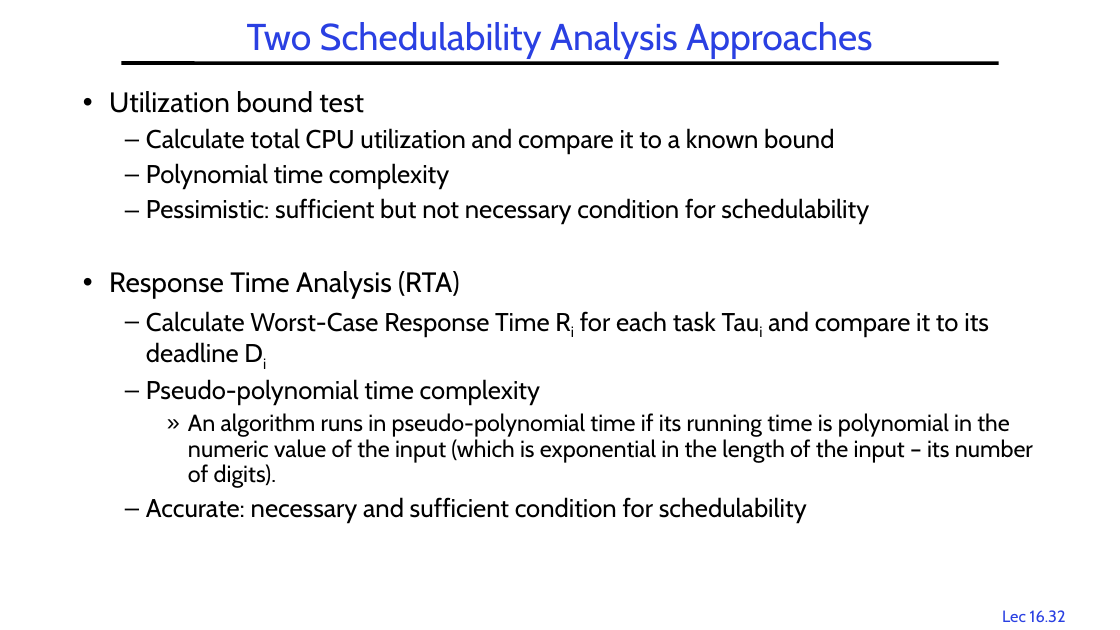
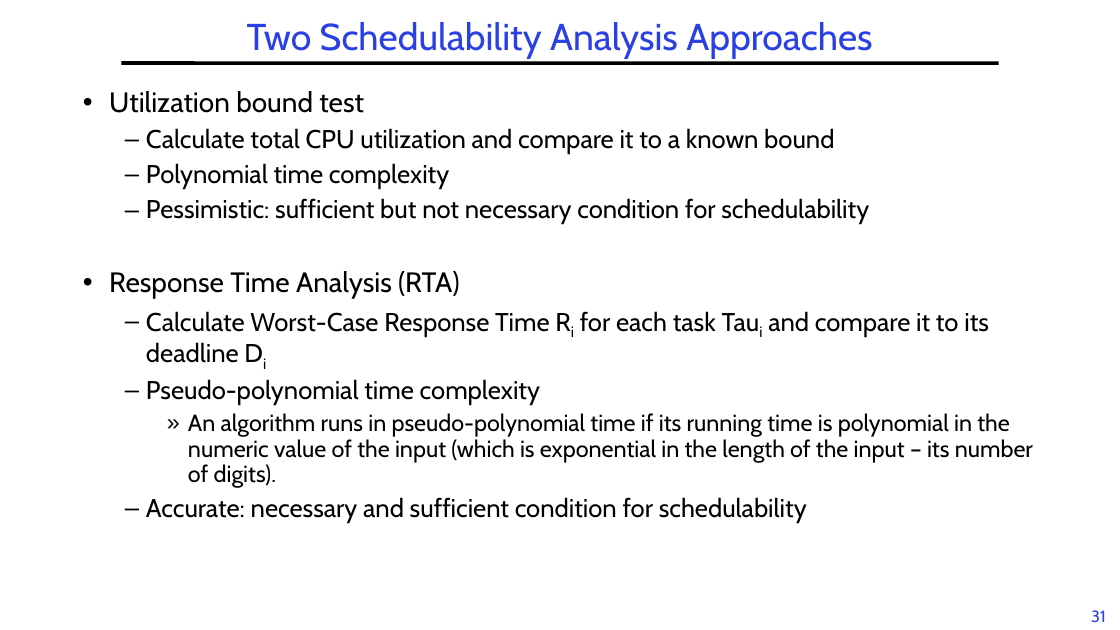
Before and after one commit to guhofstra/CSC256Fa25, a slide deck: slide 31 of PPTs/L6-RTScheduling.pptx (slide 32 before the commit). Drawn at 1120x630 pixels with LibreOffice and Linux fonts; fonts in the diff are those of the drawing. Boxes give left, top, right and bottom in pixels: in the first picture for what was removed or moved away, otherwise in the second. Text is boxed around its words. In the diff, an @@ line names an element or a change of style, - is before the commit and + after.

```diff
--- a/PPTs/L6-RTScheduling.pptx
+++ b/PPTs/L6-RTScheduling.pptx
@@ page number removed at [1002,610,1066,622] @@
-Lec 16.32
@@ page number added at [1091,610,1106,622], 14 pt, text #2A40E2 @@
+31
```
Also in this commit, not shown: 78 other slides changed, 2 slides removed, 1 other file.
